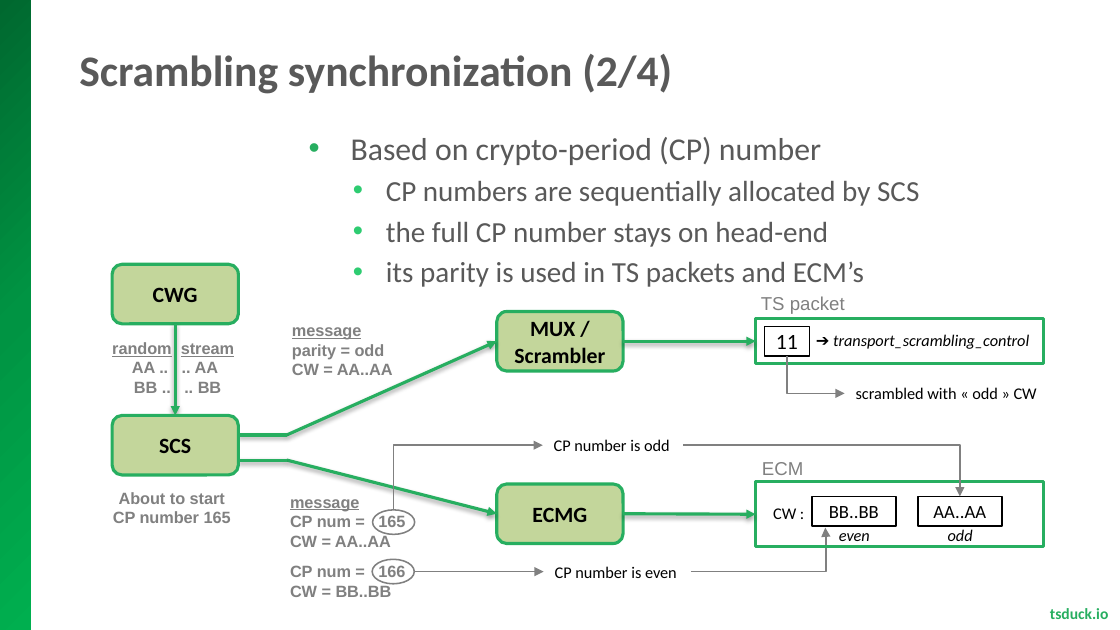
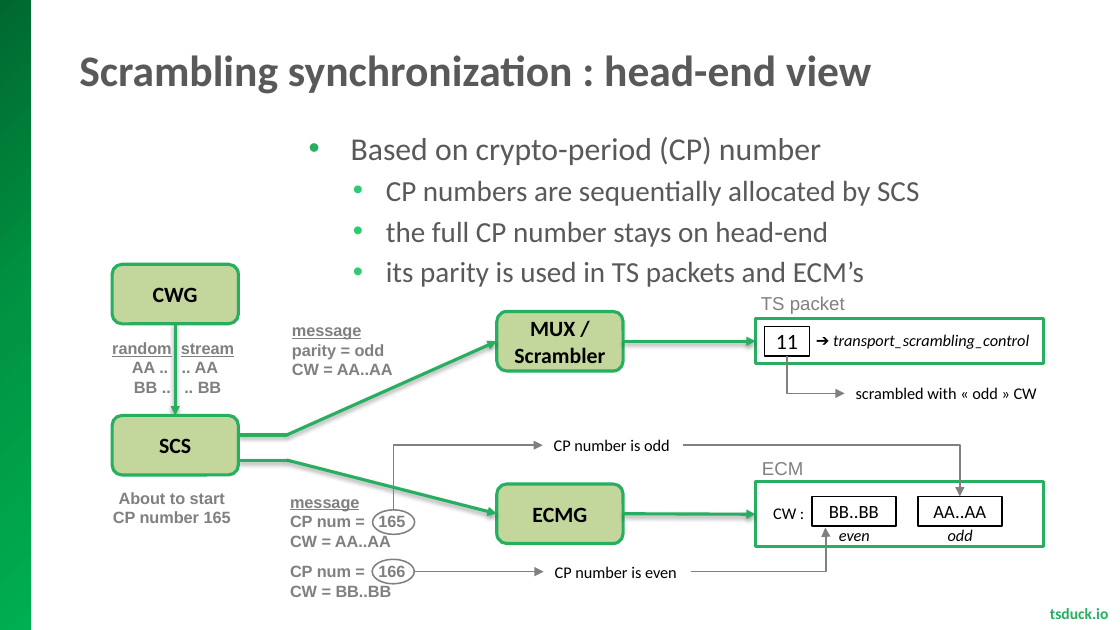
Before and after one commit to tsduck/tsduck, a slide deck: slide 29 of doc/mpegts-introduction.pptx. Drawn at 1120x630 pixels with LibreOffice and Linux fonts; fonts in the diff are those of the drawing; background and template pictures are left out. Boxes give left, top, right and bottom in pixels: in the first picture for what was removed or moved away, otherwise in the second. Text is boxed around its words. In the diff, an @@ line names an element or a change of style, - is before the commit and + after.

```diff
--- a/doc/mpegts-introduction.pptx
+++ b/doc/mpegts-introduction.pptx
@@ title at (79,55,871,94): text changed @@
-Scrambling synchronization (2/4)
+Scrambling synchronization : head-end view
```
Also in this commit, not shown: 5 other slides changed, 2 other files.
